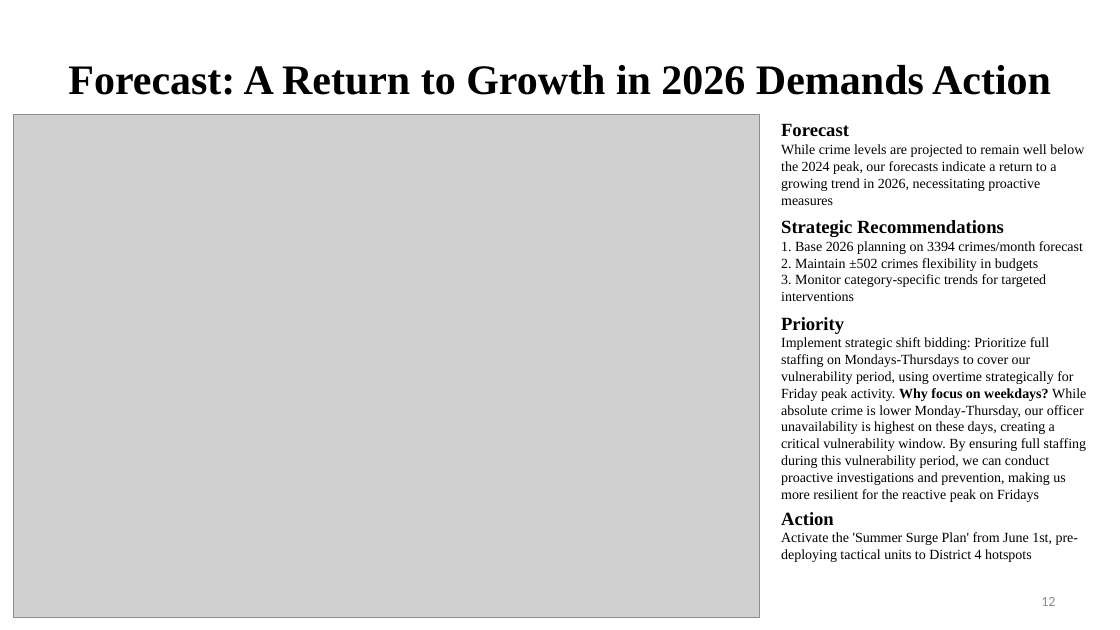
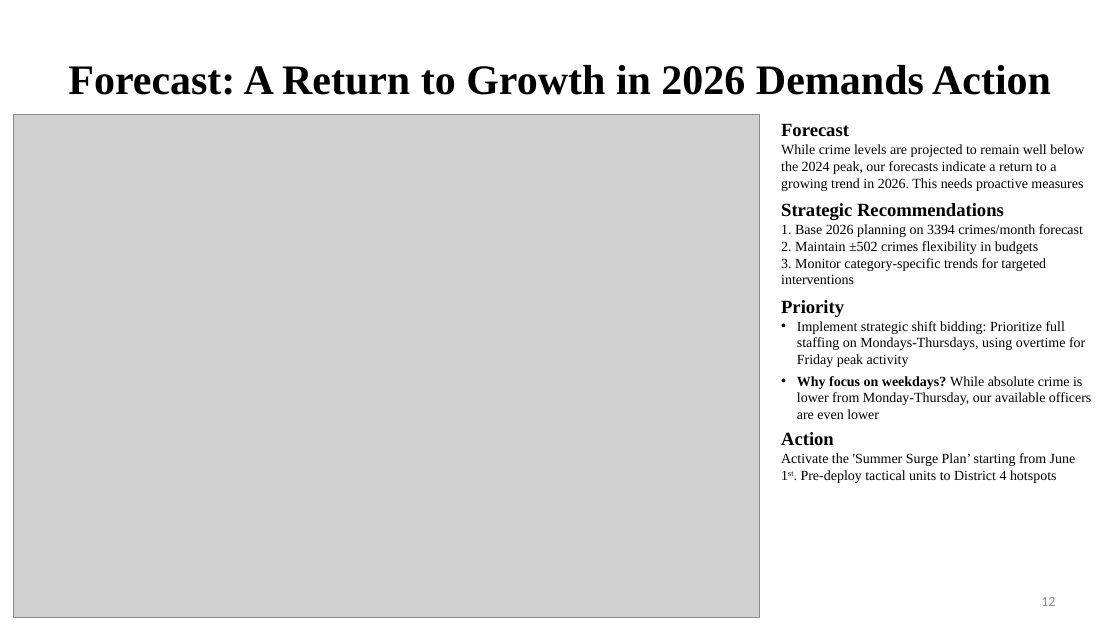
Before and after one commit to fuxima/YRP, a slide deck: slide 12 of YorkRegionCrimeAnalysis_presentation.pptx. Drawn at 1120x630 pixels with LibreOffice and Linux fonts; fonts in the diff are those of the drawing; grey boxes stand for pictures; background and template pictures are left out. Boxes give left, top, right and bottom in pixels: in the first picture for what was removed or moved away, otherwise in the second. Text is boxed around its words. In the diff, an @@ line names an element or a change of style, - is before the commit and + after.

```diff
--- a/YorkRegionCrimeAnalysis_presentation.pptx
+++ b/YorkRegionCrimeAnalysis_presentation.pptx
@@ text at box(781, 144, 1084, 191): text changed @@
-While crime levels are projected to remain well below the 2024 peak, our forecasts indicate a return to a growing trend in 2026, necessitating proactive measures
+While crime levels are projected to remain well below the 2024 peak, our forecasts indicate a return to a growing trend in 2026. This needs proactive measures
@@ text at box(797, 321, 1091, 419): text changed @@
-Implement strategic shift bidding: Prioritize full staffing on Mondays-Thursdays to cover our vulnerability period, using overtime strategically for Friday peak activity. Why focus on weekdays? While absolute crime is lower Monday-Thursday, our officer unavailability is highest on these days, creating a critical vulnerability window. By ensuring full staffing during this vulnerability period, we can conduct proactive investigations and prevention, making us more resilient for the reactive peak on Fridays
+• Implement strategic shift bidding: Prioritize full staffing on Mondays-Thursdays, using overtime for Friday peak activity
+• Why focus on weekdays? While absolute crime is lower from Monday-Thursday, our available officers are even lower
@@ text at box(781, 453, 1076, 483): text changed @@
-Activate the 'Summer Surge Plan' from June 1st, pre-deploying tactical units to District 4 hotspots
+Activate the 'Summer Surge Plan’ starting from June 1st. Pre-deploy tactical units to District 4 hotspots
```
Also in this commit, not shown: 27 other slides changed.
